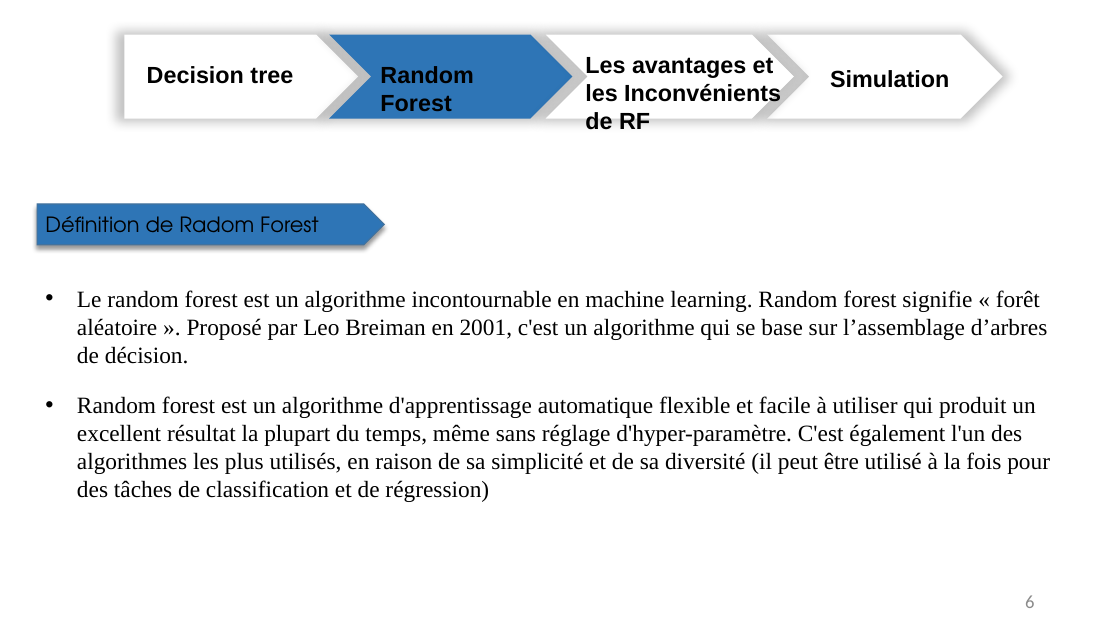
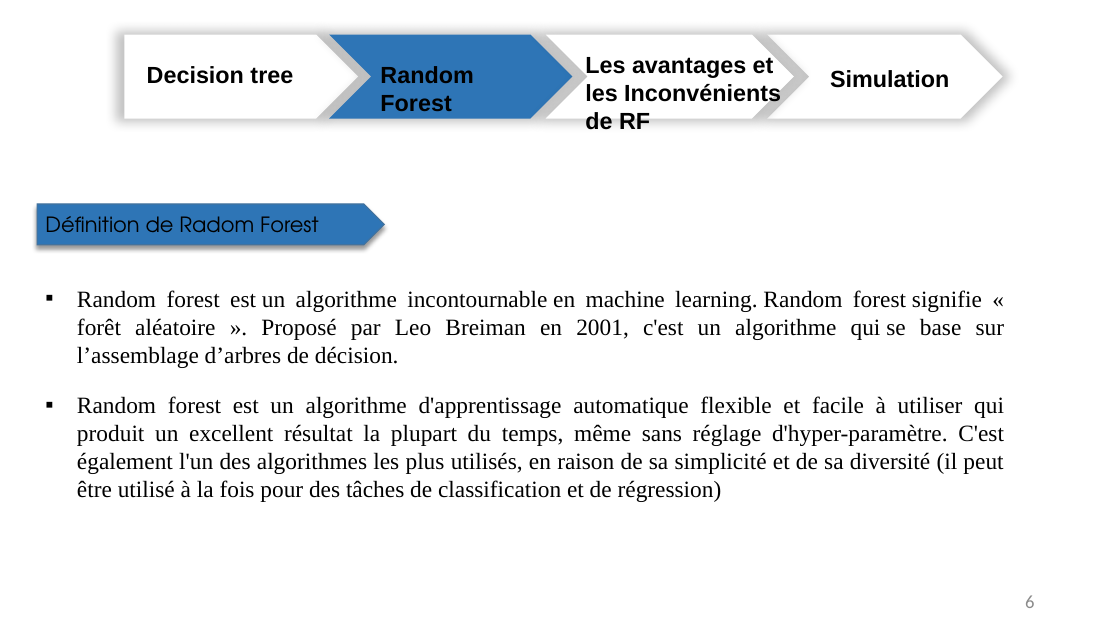
Before and after one commit to benjdiasaad/Random_Forest, a slide deck: slide 6 of Benjdia Saad Random Forest.pptx. Drawn at 1120x630 pixels with LibreOffice and Linux fonts; fonts in the diff are those of the drawing. Boxes give left, top, right and bottom in pixels: in the first picture for what was removed or moved away, otherwise in the second. Text is boxed around its words. In the diff, an @@ line names an element or a change of style, - is before the commit and + after.

```diff
--- a/Benjdia Saad Random Forest.pptx
+++ b/Benjdia Saad Random Forest.pptx
@@ text at bbox=[77, 290, 1005, 368]: text changed @@
-• Le random forest est un algorithme incontournable en machine learning. Random forest signifie « forêt aléatoire ». Proposé par Leo Breiman en 2001, c'est un algorithme qui se base sur l’assemblage d’arbres de décision.
+▪ Random forest est un algorithme incontournable en machine learning. Random forest signifie « forêt aléatoire ». Proposé par Leo Breiman en 2001, c'est un algorithme qui se base sur l’assemblage d’arbres de décision.
@@ text at bbox=[77, 396, 1004, 502]: alignment left to justified; bullet • to ▪ @@
```
Also in this commit, not shown: 10 other slides changed.
